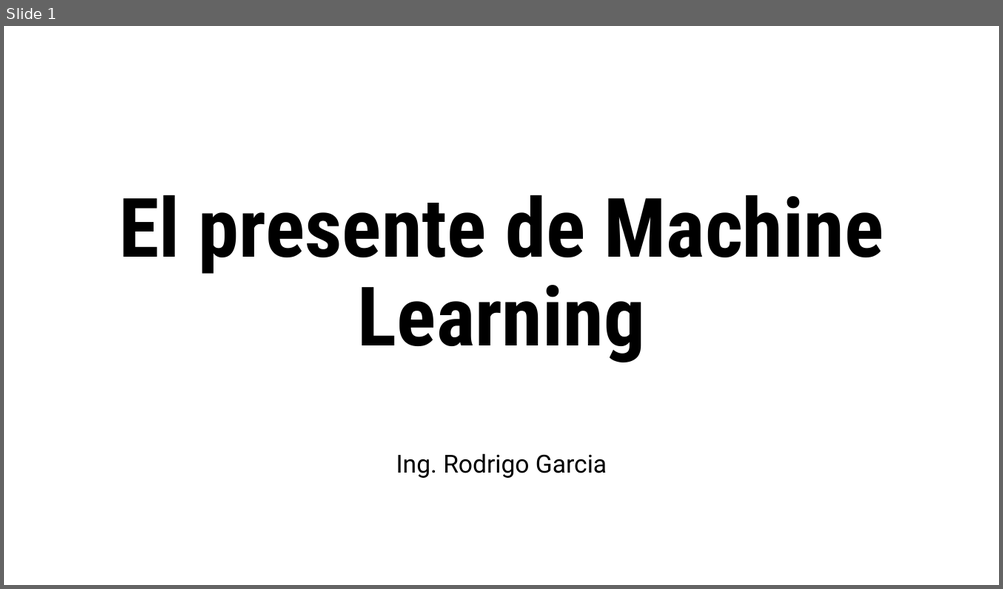
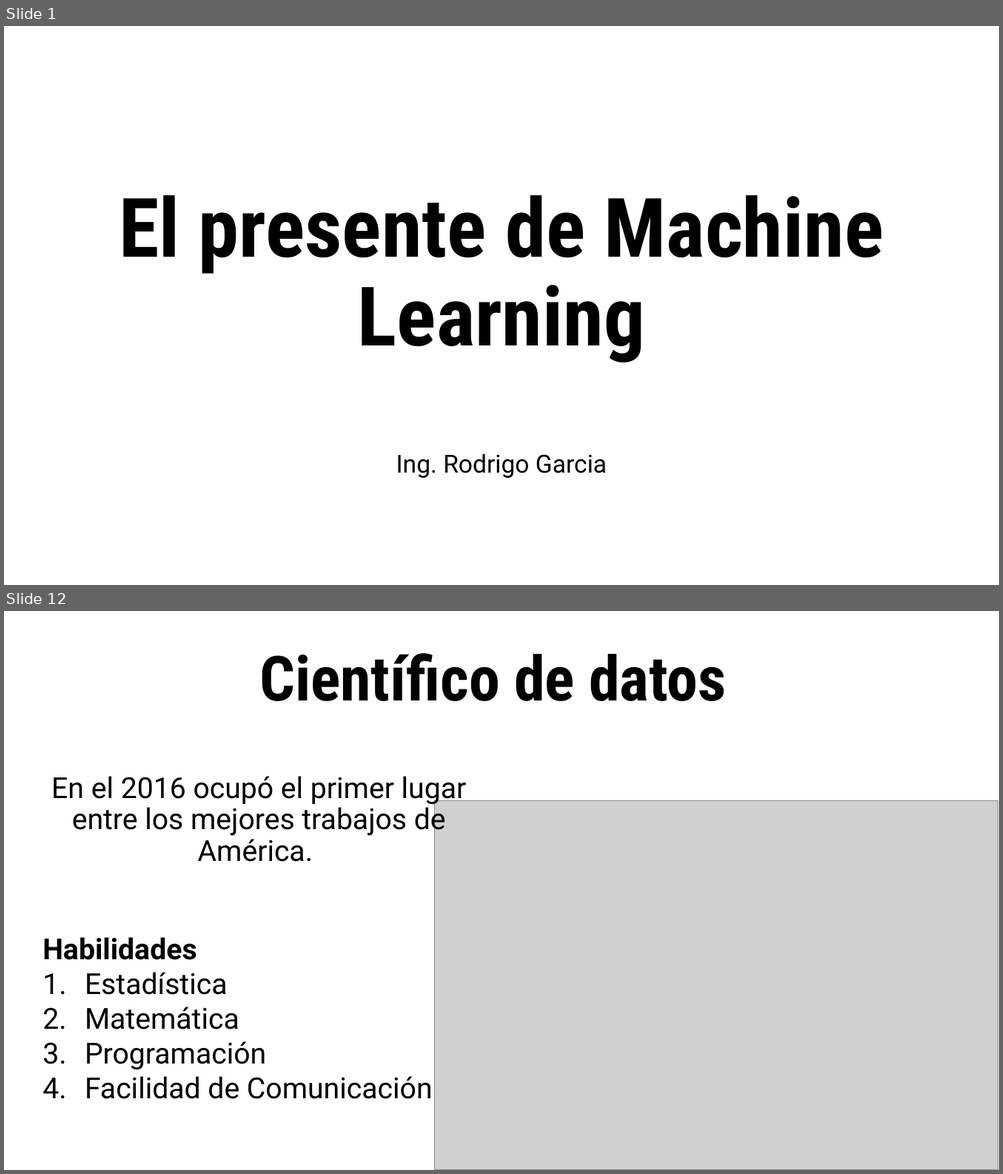
Before and after one commit to raxielh/Conferencias, a slide deck: El presente de Machine Learning.pptx. Shown one above the other, each under a label of ours: slide 1 before the commit, slides 1 and 12 after it; the slides between them are not shown. The pictures are 1003x589 and 1003x1174 pixels, drawn with LibreOffice and Linux fonts; fonts in the diff are those of the drawing; grey boxes stand for pictures. Boxes give left, top, right and bottom in pixels: in the first picture for what was removed or moved away, otherwise in the second. Text is boxed around its words. In the diff, an @@ line names an element or a change of style, - is before the commit and + after.

```diff
--- a/El presente de Machine Learning.pptx
+++ b/El presente de Machine Learning.pptx
@@ slide 12 added at bbox=[4, 611, 999, 1170], background #FFFFFF @@
@@ text added at bbox=[259, 653, 726, 701], 60 pt, text #000000, bold @@
+Científico de datos
@@ text added at bbox=[51, 776, 466, 862], 28 pt, text #000000 @@
+En el 2016 ocupó el primer lugar entre los mejores trabajos de América.
@@ picture added at bbox=[435, 801, 998, 1170] @@
@@ text added at bbox=[42, 937, 432, 1099], 28 pt, text #000000 @@
+Habilidades
+1. Estadística
+2. Matemática
+3. Programación
+4. Facilidad de Comunicación
```
Also in this commit, not shown: 1 slide changed, 10 other slides added, 1 slide removed, 1 other file.
